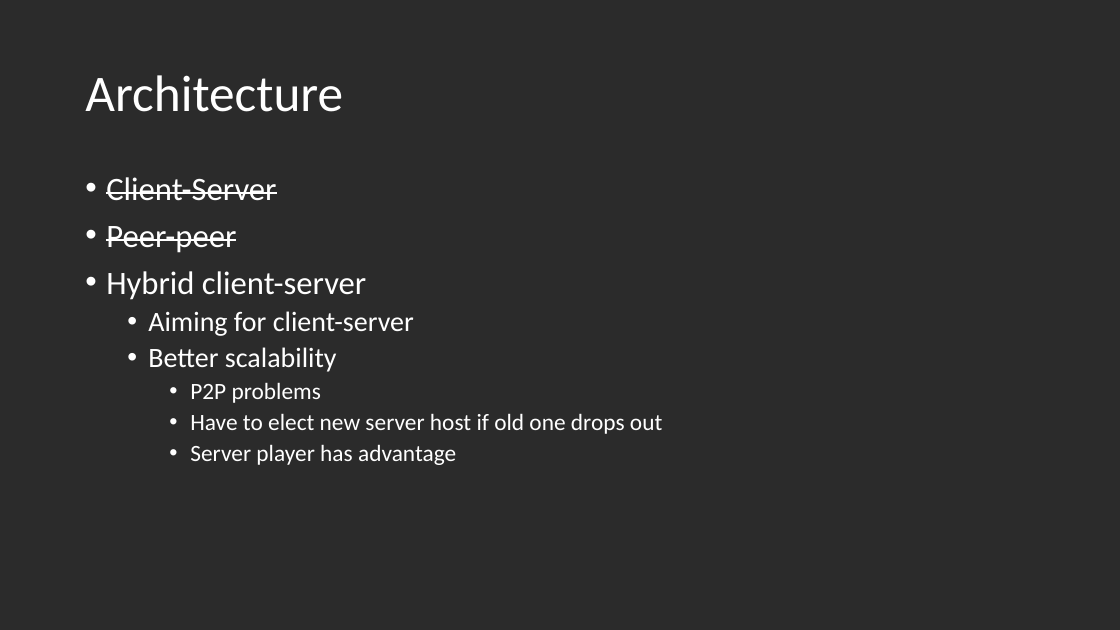
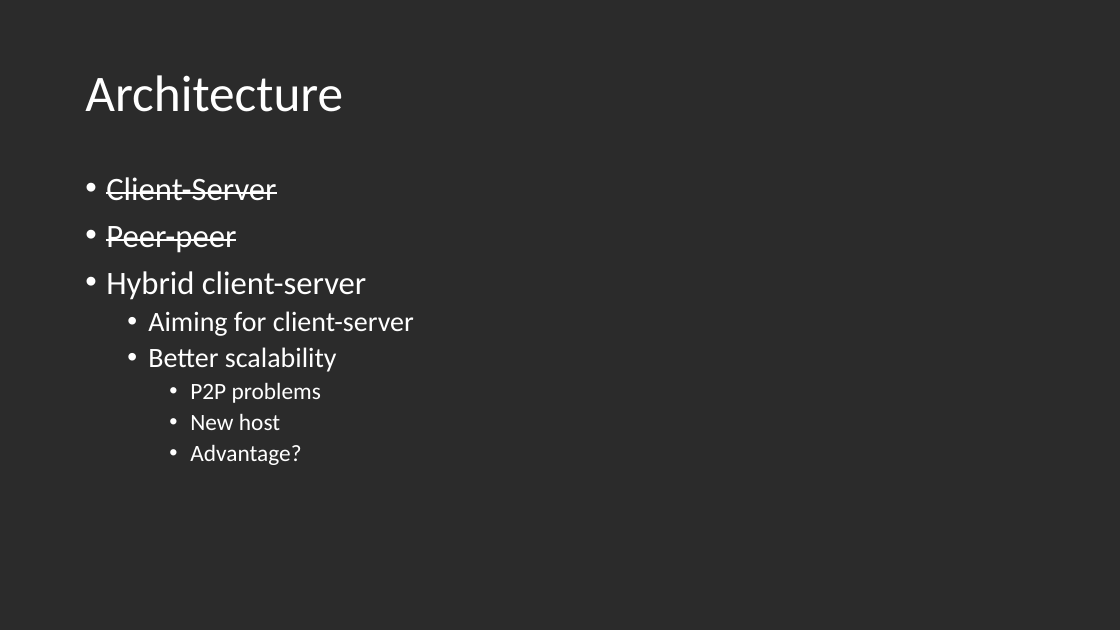
Before and after one commit to Shorte240/SFMLNetworking-Sim, a slide deck: slide 3 of SFMLNetworkingSim/CMP303 Presentation - Fraser Barker(1600196).pptx. Drawn at 1120x630 pixels with LibreOffice and Linux fonts; fonts in the diff are those of the drawing; background and template pictures are left out; a plain dark background stands for a picture behind light text. Boxes give left, top, right and bottom in pixels: in the first picture for what was removed or moved away, otherwise in the second. Text is boxed around its words. In the diff, an @@ line names an element or a change of style, - is before the commit and + after.

```diff
--- a/SFMLNetworkingSim/CMP303 Presentation - Fraser Barker(1600196).pptx
+++ b/SFMLNetworkingSim/CMP303 Presentation - Fraser Barker(1600196).pptx
@@ text at (190, 413, 301, 465): text changed @@
-    • Have to elect new server host if old one drops out
-    • Server player has advantage
+    • New host
+    • Advantage?
```
Also in this commit, not shown: 5 other slides changed, 34 other files.
